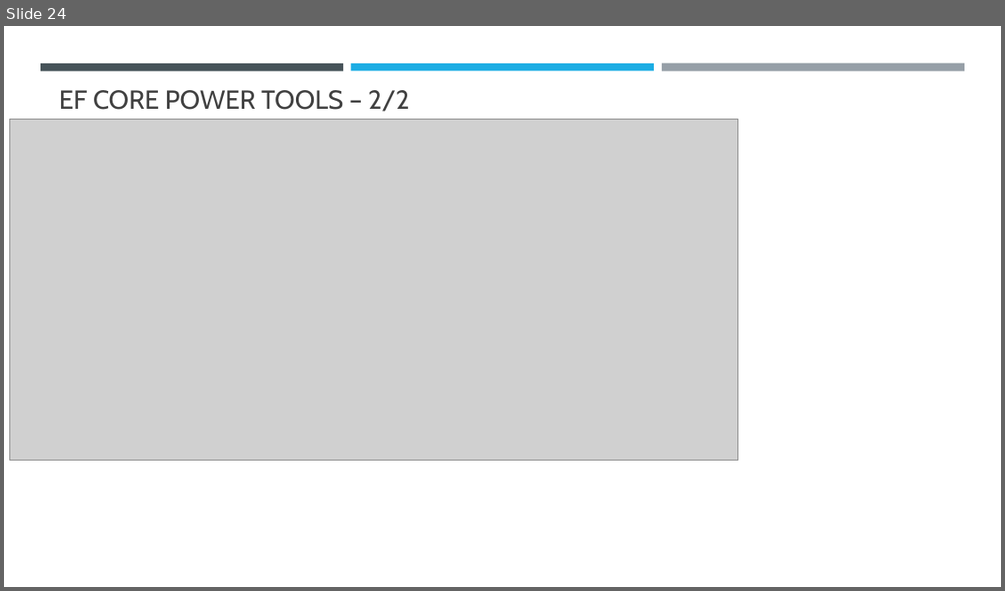
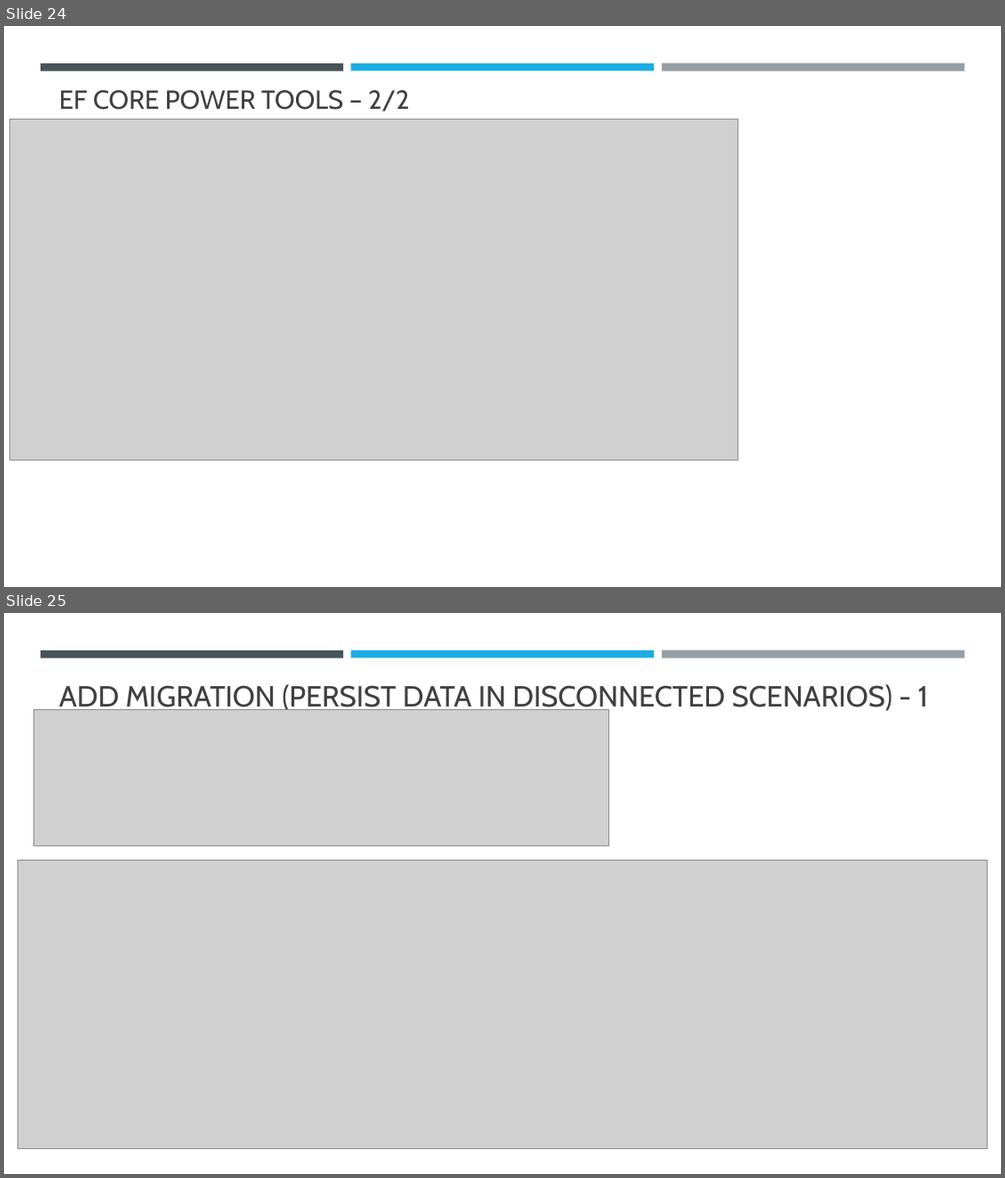
Before and after one commit to sansindia85/AzurePostgreSQL, a slide deck: Presentation/AzurePostgreSQl.pptx. Shown one above the other, each under a label of ours: slide 24 before the commit, slides 24 and 25 after it. The pictures are 1005x591 and 1005x1178 pixels, drawn with LibreOffice and Linux fonts; fonts in the diff are those of the drawing; grey boxes stand for pictures. Boxes give left, top, right and bottom in pixels: in the first picture for what was removed or moved away, otherwise in the second. Text is boxed around its words. In the diff, an @@ line names an element or a change of style, - is before the commit and + after.

Commit message:
Interacting with your EF Core Data Model.

```diff
--- a/Presentation/AzurePostgreSQl.pptx
+++ b/Presentation/AzurePostgreSQl.pptx
@@ slide 25 added at (4,613,1001,1174), background #FFFFFF; not listed: 3 template elements that a slide beside it also shows @@
@@ title added at (59,684,929,714), 28 pt, text #404040 @@
+ADD MIGRATION (PERSIST DATA IN DISCONNECTED SCENARIOS) - 1
@@ picture added at (34,710,609,845) @@
@@ picture added at (18,860,987,1149) @@
```
Also in this commit, not shown: 1 other slide added, 24 other files.
